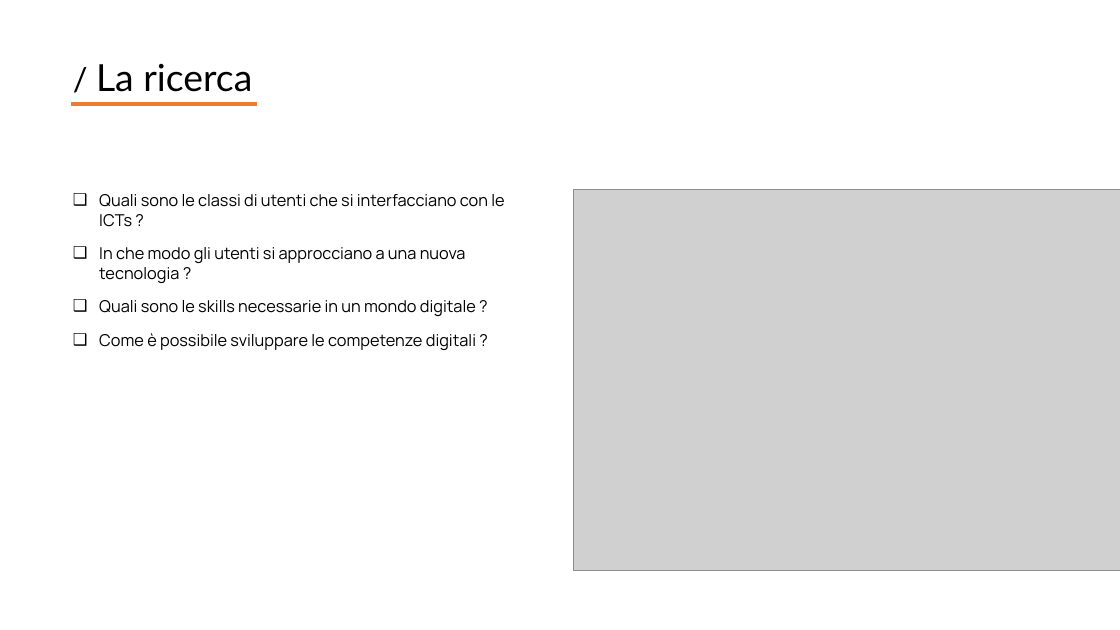
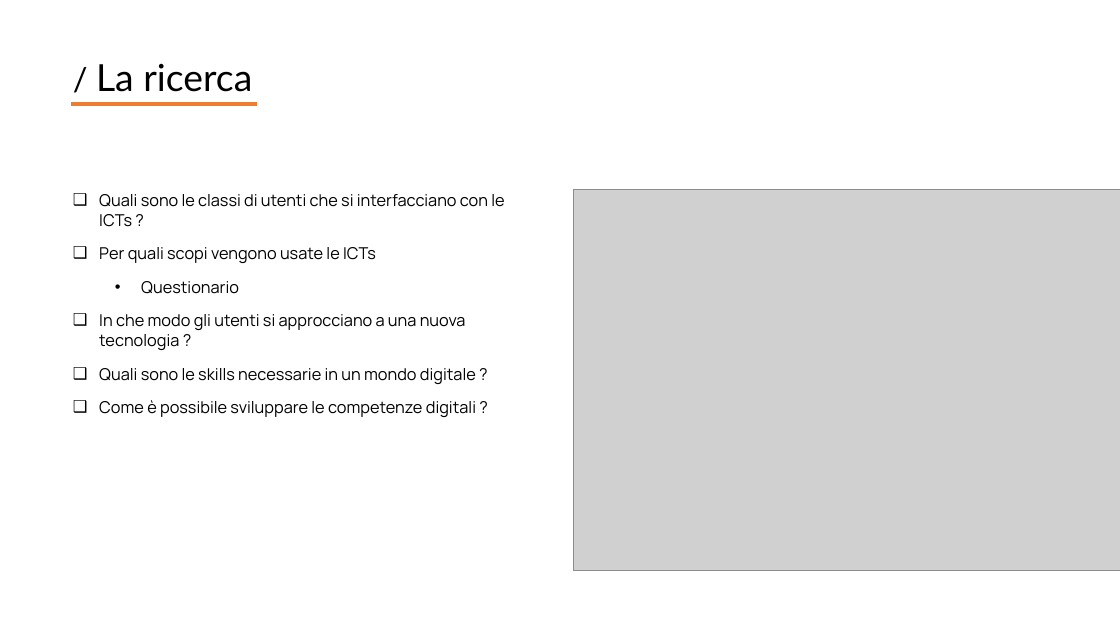
Before and after one commit to giocoal/social-issues-in-information-society-project, a slide deck: slide 2 of Presentazione/Parte_Eli_Gio - Copy.pptx. Drawn at 1120x630 pixels with LibreOffice and Linux fonts; fonts in the diff are those of the drawing; grey boxes stand for pictures. Boxes give left, top, right and bottom in pixels: in the first picture for what was removed or moved away, otherwise in the second. Text is boxed around its words. In the diff, an @@ line names an element or a change of style, - is before the commit and + after.

Commit message:
Cose

```diff
--- a/Presentazione/Parte_Eli_Gio - Copy.pptx
+++ b/Presentazione/Parte_Eli_Gio - Copy.pptx
@@ text at [99,247,376,294]: paragraphs added @@
+❑ Per quali scopi vengono usate le ICTs
+  • Questionario
```
